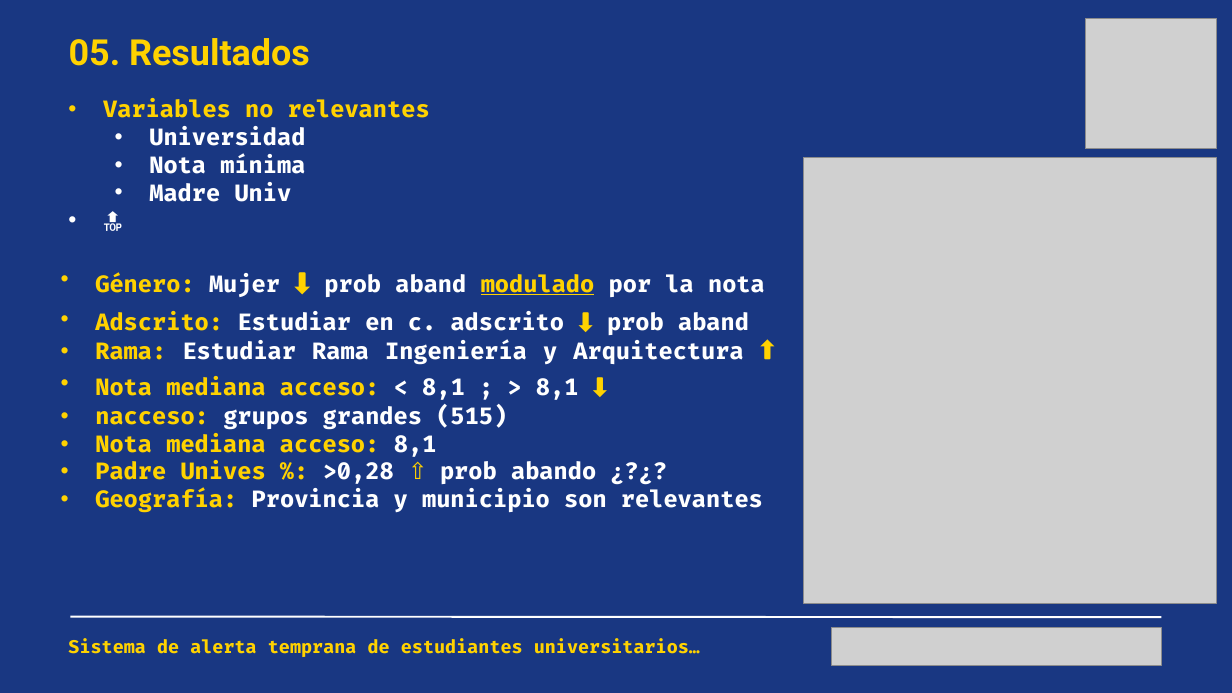
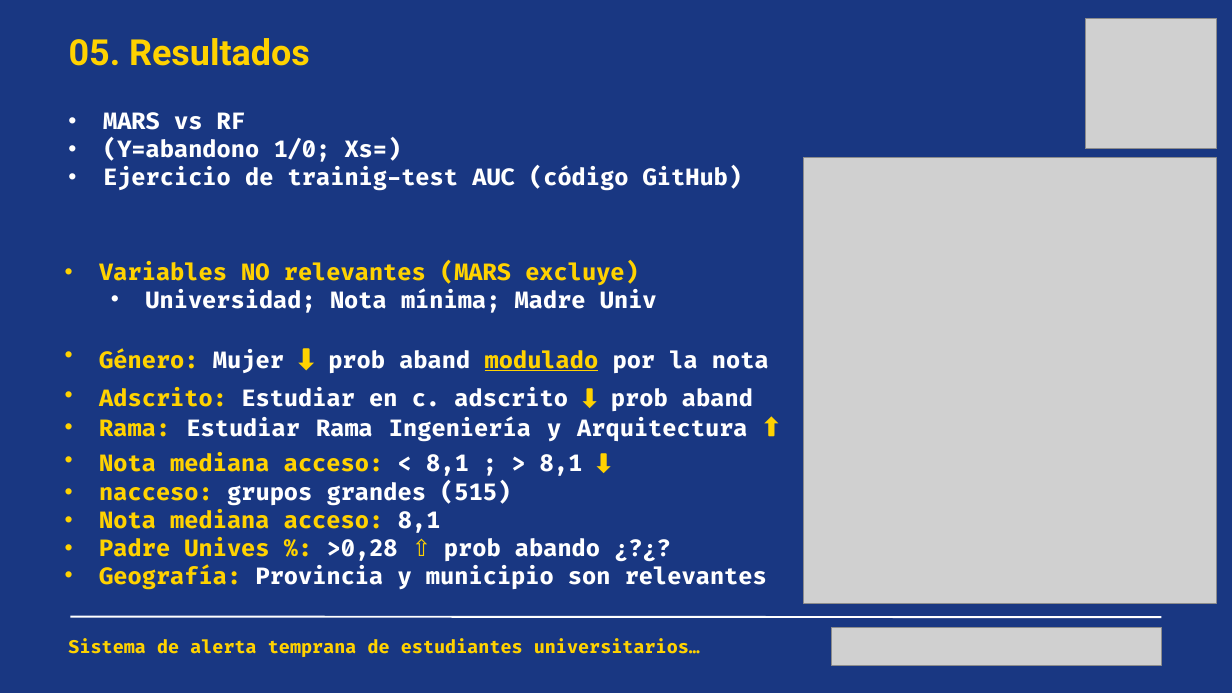
Before and after one commit to f8l5h9/UniversiDATA, a slide deck: slide 9 of Presentación UniversiDATA.pptx. Drawn at 1232x693 pixels with LibreOffice and Linux fonts; fonts in the diff are those of the drawing; grey boxes stand for pictures. Boxes give left, top, right and bottom in pixels: in the first picture for what was removed or moved away, otherwise in the second. Text is boxed around its words. In the diff, an @@ line names an element or a change of style, - is before the commit and + after.

```diff
--- a/Presentación UniversiDATA.pptx
+++ b/Presentación UniversiDATA.pptx
@@ text added at (103, 112, 742, 191), 18 pt, text #FFFFFF, bold @@
+• MARS vs RF
+• (Y=abandono 1/0; Xs=)
+• Ejercicio de trainig-test AUC (código GitHub)
@@ text at (99, 261, 657, 313): text changed; text colour #FFFFFF to #FFD200 @@
-• Variables no relevantes
-  • Universidad
-  • Nota mínima
-  • Madre Univ
-• 🔝
+• Variables NO relevantes (MARS excluye)
+  • Universidad; Nota mínima; Madre Univ
@@ text "Género: Mujer ⬇︎ prob aband ...": place and size @@
-text "Género: Mujer ⬇︎ prob aband ..." at (95, 273, 765, 513)
+text "Género: Mujer ⬇︎ prob aband ..." at (99, 350, 769, 590)
```
Also in this commit, not shown: 5 other slides changed, 3 other files.
